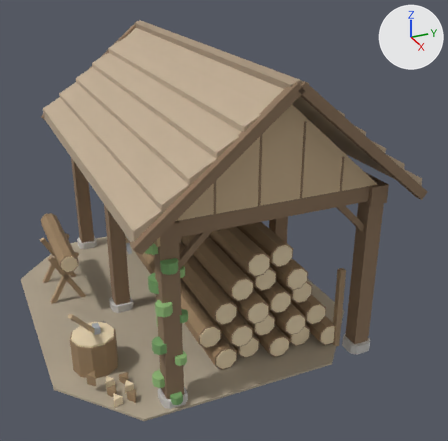
Before and after pictures for a commit that changed the OBJ model src/models/lumber_camp_3.obj.
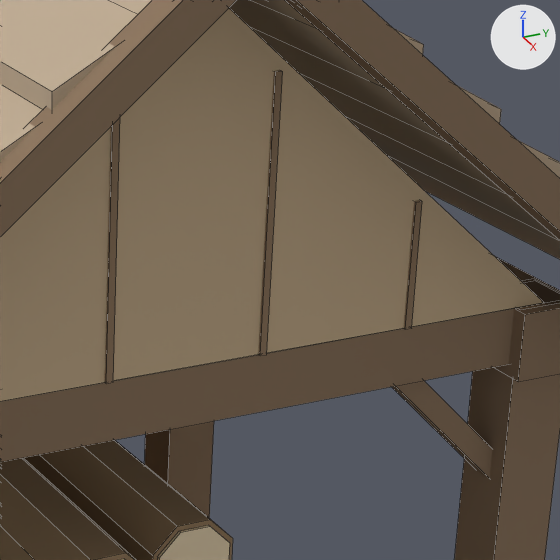
The first picture shows the older version from a 50 mm camera at (8.07, -3.06, 5.19) aimed at (0.51, 0.34, 1.41). The close-ups show the older and then the newer version on the part from 51% to 85% of the width and 23% to 58% of the height of that picture. Only the edits that show in the close-ups are written down. Lighting does not change. The marker at upper right points along +X, +Y and +Z. The close-ups show mesh edges as thin lines. Where no turn or scale is listed for an object, it has been applied to the vertices.

Objects in the first close-up: 'Beam.Back', 'Beam.Side.002', 'Gable.001', 'Gable.Barge.001', 'Gable.Barge.002', 'Log', 'Log.012', 'Post', 'Post.002', 'Roof.003', 'Roof.004', 'Roof.008' and 11 more.
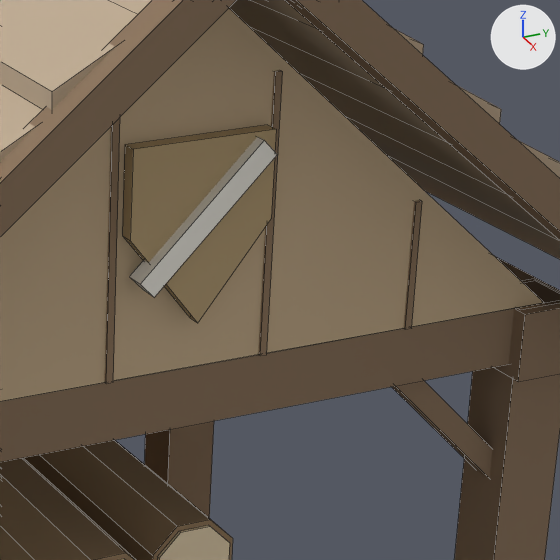
What differs and where, as boxes [x1, y1, x2, y2] in the close-ups (560 x 560 px):
'Shield.001', added (beige)
    after: [122, 125, 276, 323]
'Shield.Stripe.001', added
    after: [129, 137, 277, 297]
'Gable.001', unchanged, covered by the edit
    before: [0, 8, 544, 401]
'Gable', unchanged, uncovered by the edit
    after: [0, 8, 544, 401]
'Beam.Side', unchanged, uncovered by the edit
    after: [0, 281, 554, 462]
'Beam.Side.002', unchanged, covered by the edit
    before: [0, 281, 554, 462]

Patch to the scene script:
```diff
--- a/src/models/lumber_camp_3.obj.py
+++ b/src/models/lumber_camp_3.obj.py
@@ mat_canvas @@
+mat_canvas = principled_material('Canvas')
+mat_canvas.base_color = (0.93, 0.9, 0.82)  # white #f7f3ea
+mat_canvas.roughness = 1.0
@@ me_shield_stripe_001 @@
+me_shield_stripe_001.from_pydata([(2.42, 0.376, 3.185), (2.49, 0.376, 3.185), (2.49, 0.424, 3.135), (2.42, 0.424, 3.135), (2.42, -0.024, 2.795), (2.49, -0.024, 2.795), (2.49, 0.024, 2.745), (2.42, 0.024, 2.745)], [], [(3, 2, 1, 0), (4, 5, 6, 7), (0, 1, 5, 4), (1, 2, 6, 5), (2, 3, 7, 6), (3, 0, 4, 7)])
+me_shield_stripe_001.materials.append(mat_canvas)  # white #f7f3ea
@@ me_shield_001 @@
+me_shield_001.from_pydata([(2.4, 0.44, 3.2), (2.4, -0.04, 3.2), (2.4, -0.04, 2.92), (2.4, 0.2, 2.62), (2.4, 0.44, 2.92), (2.45, 0.44, 3.2), (2.45, -0.04, 3.2), (2.45, -0.04, 2.92), (2.45, 0.2, 2.62), (2.45, 0.44, 2.92)], [], [(4, 3, 2, 1, 0), (5, 6, 7, 8, 9), (0, 1, 6, 5), (1, 2, 7, 6), (2, 3, 8, 7), (3, 4, 9, 8), (4, 0, 5, 9)])
+me_shield_001.materials.append(mat_paint)  # beige #baa279
@@ ob_shield_stripe_001 @@
+ob_shield_stripe_001 = bpy.data.objects.new('Shield.Stripe.001', me_shield_stripe_001)
+ob_shield_stripe_001.location = (0.0, 0.0, 0.0)
@@ ob_shield_001 @@
+ob_shield_001 = bpy.data.objects.new('Shield.001', me_shield_001)
+ob_shield_001.location = (0.0, 0.0, 0.0)
```
